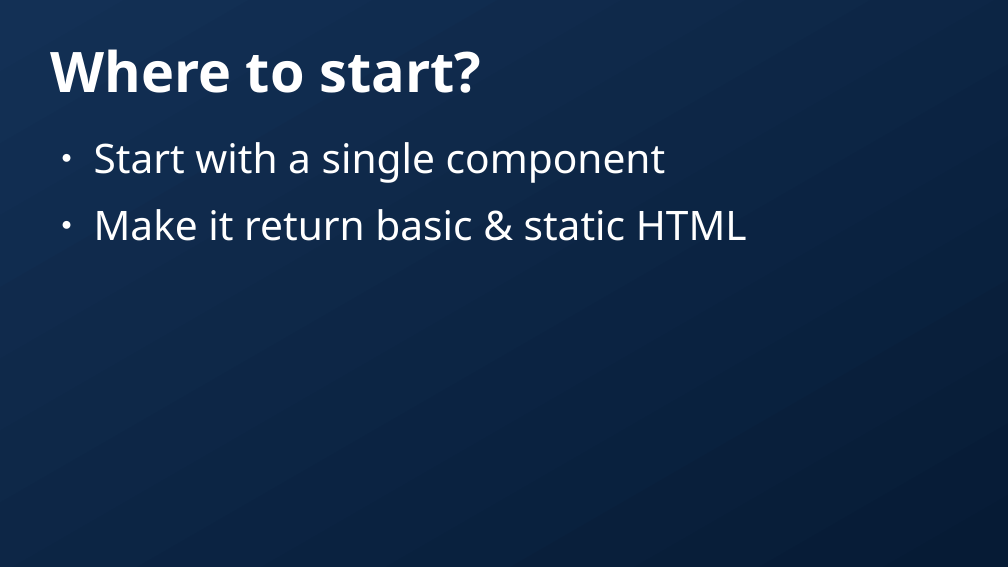
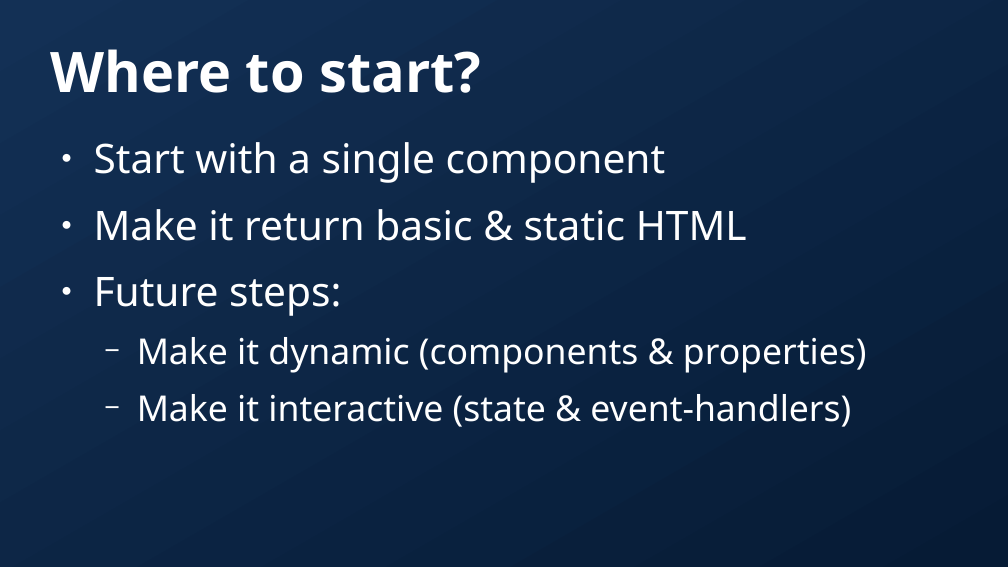
Before and after one commit to dytrws/dytrws, a slide deck: slide 8 of public/presentation.odp. Drawn at 1008x567 pixels with LibreOffice and Linux fonts; fonts in the diff are those of the drawing; background and template pictures are left out. Boxes give left, top, right and bottom in pixels: in the first picture for what was removed or moved away, otherwise in the second. Text is boxed around its words. In the diff, an @@ line names an element or a change of style, - is before the commit and + after.

```diff
--- a/public/presentation.odp
+++ b/public/presentation.odp
@@ text at bbox=[94, 277, 867, 427]: paragraphs added @@
+● Future steps:
+  − Make it dynamic (components & properties)
+  − Make it interactive (state & event-handlers)
```
Also in this commit, not shown: 18 other slides changed, 16 slides added, 9 slides removed, 49 other files.
